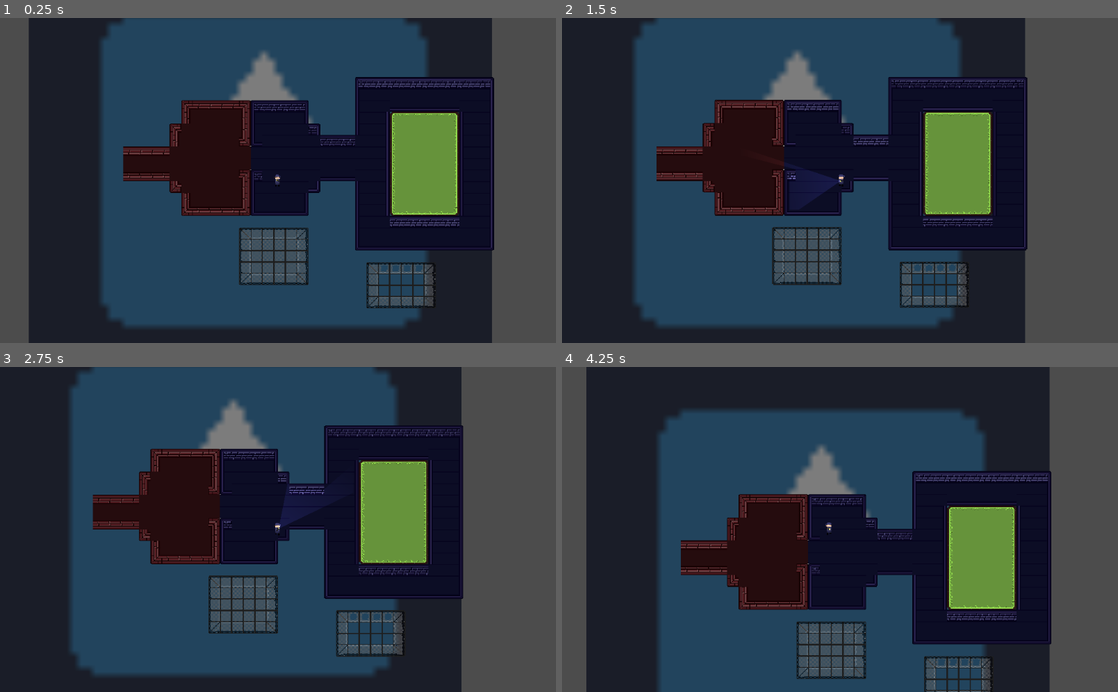
Above: before the commit, frames 1-4 (two rows, left to right).
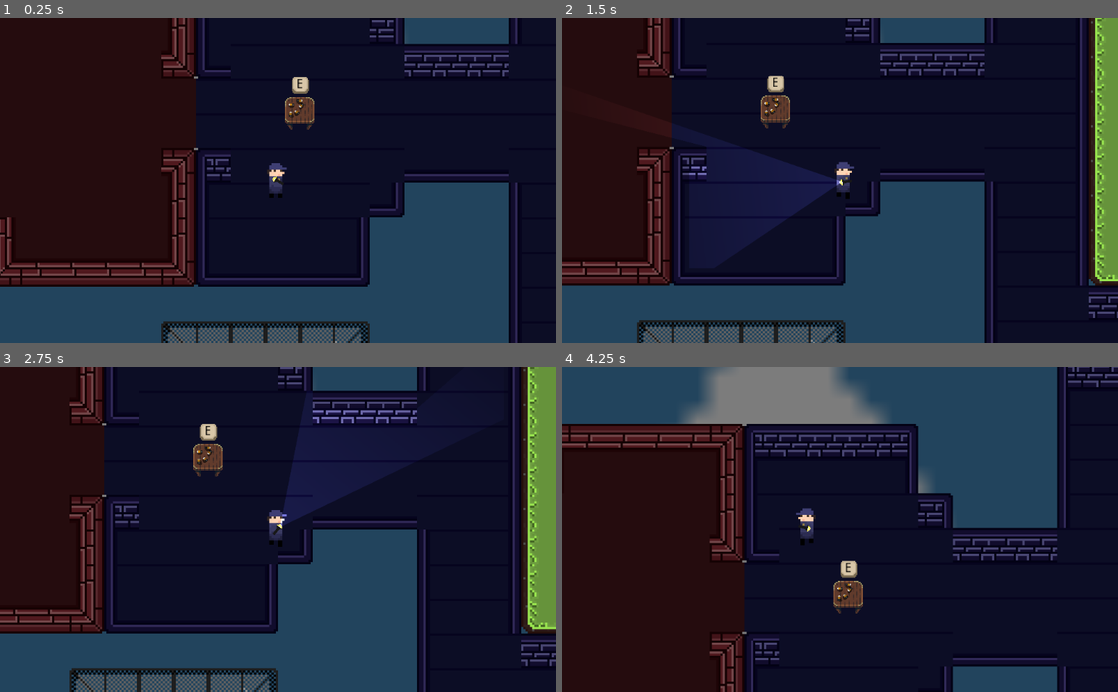
Above: after the commit, the same moments.

Repository: Patogonia/pb_gamejam_4
Game: Godot game, scene res://CenaTeste.tscn
Two runs of this game, one before a commit and one after it. Both use one fixed random seed, a clock stepped at 60 frames per second and the inputs below. The project has no main scene, so this scene is started directly. The engine's default icon, where the game draws it, is replaced by a stand-in: a white triangle on a blue panel in a dark square.
Inputs (mouse positions are in pixels of both pictures, inside the frame that each line leads up to):
- Up to frame 1 (0.25 s): no input
- Up to frame 2 (1.5 s): tap Enter at 0.5 s; move the mouse to (962, 164) at 0.52 s; hold D (andar_pra_direita) 0.53-1.28 s; tap E (interagir, bound only after the commit) at 0.6 s; move the mouse to (728, 196) at 1.27 s; hold S (andar_pra_baixo) from 1.28 s (still down); tap F (ativar_desativar_lanterna) at 1.35 s
- Up to frame 3 (2.75 s): tap E (interagir, bound only after the commit) at 1.55, 2.1 s; move the mouse to (333, 458) at 2.02 s; release S (andar_pra_baixo) at 2.03 s; hold D (andar_pra_direita) from 2.03 s (still down)
- Up to frame 4 (4.25 s): tap Space at 2.75 s; move the mouse to (812, 594) at 2.77 s; release D (andar_pra_direita) at 2.78 s; hold W (andar_pra_cima) 2.78-3.53 s; tap E (interagir, bound only after the commit) at 2.85, 3.8 s; move the mouse to (1006, 578) at 3.52 s; hold A (andar_pra_esquerda) from 3.53 s (still down); tap F (ativar_desativar_lanterna) at 3.6 s

The runs differ from the first frame. In frame 1, 81% of the frame differs, in the area x 0-100%, y 0-100%; in frame 2, 75%; in frame 3, 75%; in frame 4, 85%.

Commit message:
Mesa que recarrega a bateria da lanterna e alteracao no zoom da camera

Diff:
--- a/CenaTeste.tscn
+++ b/CenaTeste.tscn
@@ -1,6 +1,7 @@
-[gd_scene load_steps=55 format=2]
+[gd_scene load_steps=56 format=2]
 
 [ext_resource path="res://icon.png" type="Texture" id=1]
+[ext_resource path="res://MesaRecarregador/MesaRecarregador.tscn" type="PackedScene" id=2]
 [ext_resource path="res://Personagens/Jogador.tscn" type="PackedScene" id=3]
 [ext_resource path="res://alvos_inimigo.gd" type="Script" id=4]
 [ext_resource path="res://tilemap.png" type="Texture" id=6]
@@ -491,3 +492,6 @@
 [node name="AlvosInimigo" type="Node" parent="."]
 script = ExtResource( 4 )
 caminho_jogador = NodePath("../Jogador")
+
+[node name="MesaRecarregador" parent="." instance=ExtResource( 2 )]
+position = Vector2( 32, 0 )
--- /dev/null
+++ b/MesaRecarregador/MesaRecarregador.tscn
@@ -0,0 +1,83 @@
+[gd_scene load_steps=12 format=2]
+
+[ext_resource path="res://MesaRecarregador/mesaRecarregador.gd" type="Script" id=1]
+[ext_resource path="res://MesaRecarregador/mesa.png" type="Texture" id=2]
+[ext_resource path="res://botao_spritesheet.png" type="Texture" id=3]
+
+[sub_resource type="RectangleShape2D" id=1]
+extents = Vector2( 8, 8 )
+
+[sub_resource type="RectangleShape2D" id=2]
+extents = Vector2( 16, 16 )
+
+[sub_resource type="AtlasTexture" id=5]
+atlas = ExtResource( 3 )
+region = Rect2( 0, 0, 32, 32 )
+
+[sub_resource type="AtlasTexture" id=6]
+atlas = ExtResource( 3 )
+region = Rect2( 32, 0, 32, 32 )
+
+[sub_resource type="AtlasTexture" id=7]
+atlas = ExtResource( 3 )
+region = Rect2( 64, 0, 32, 32 )
+
+[sub_resource type="AtlasTexture" id=8]
+atlas = ExtResource( 3 )
+region = Rect2( 96, 0, 32, 32 )
+
+[sub_resource type="AtlasTexture" id=9]
+atlas = ExtResource( 3 )
+region = Rect2( 128, 0, 32, 32 )
+
+[sub_resource type="SpriteFrames" id=3]
+animations = [ {
+"frames": [ SubResource( 5 ), SubResource( 6 ), SubResource( 7 ), SubResource( 8 ), SubResource( 9 ) ],
+"loop": false,
+"name": "default",
+"speed": 9.0
+} ]
+
+[node name="MesaRecarregador" type="StaticBody2D"]
+collision_layer = 4
+collision_mask = 7
+script = ExtResource( 1 )
+
+[node name="Sprite" type="Sprite" parent="."]
+position = Vector2( -4.76837e-07, -4.76837e-07 )
+scale = Vector2( 0.25, 0.228571 )
+texture = ExtResource( 2 )
+
+[node name="CollisionShape2D" type="CollisionShape2D" parent="."]
+shape = SubResource( 1 )
+
+[node name="Area2D" type="Area2D" parent="."]
+collision_layer = 0
+
+[node name="CollisionShape2D" type="CollisionShape2D" parent="Area2D"]
+shape = SubResource( 2 )
+
+[node name="BotaoSprite" type="AnimatedSprite" parent="."]
+position = Vector2( 0, -13.3249 )
+scale = Vector2( 0.432238, 0.426519 )
+frames = SubResource( 3 )
+
+[node name="Label" type="Label" parent="BotaoSprite"]
+anchor_left = 0.281
+anchor_top = 0.281
+anchor_right = 0.719
+anchor_bottom = 0.719
+margin_left = -15.992
+margin_top = -15.992
+margin_right = -16.008
+margin_bottom = -16.008
+custom_colors/font_color = Color( 0, 0, 0, 1 )
+text = "E"
+align = 1
+valign = 1
+__meta__ = {
+"_edit_use_anchors_": false
+}
+[connection signal="body_entered" from="Area2D" to="." method="_on_Area2D_body_entered"]
+[connection signal="body_exited" from="Area2D" to="." method="_on_Area2D_body_exited"]
+[connection signal="frame_changed" from="BotaoSprite" to="." method="_on_BotaoSprite_frame_changed"]
--- /dev/null
+++ b/MesaRecarregador/mesaRecarregador.gd
@@ -0,0 +1,36 @@
+extends StaticBody2D
+
+var jogador
+var jogador_na_area: bool = false
+
+
+func _process(delta: float) -> void:
+	# Se o jogador clicar o botao de interagir e estiver na area da mesa ele recarrega a bateria
+	if Input.is_action_just_pressed("interagir") and jogador_na_area:
+		jogador.get_node("Lanterna")._recarregar()
+		$BotaoSprite.frame = 0
+		$BotaoSprite.play("default")
+
+
+# Quando o jogador entra na area da mesa a variavel fica true pra ele poder interagir
+func _on_Area2D_body_entered(body) -> void:
+	jogador = body
+	jogador_na_area = true
+	$BotaoSprite.visible = true
+
+
+# Quando o jogador sai da area da mesa a variavel fica false pra ele n poder interagir
+func _on_Area2D_body_exited(body) -> void:
+	jogador_na_area = false
+	$BotaoSprite.visible = false
+
+
+# Mudar a posição do label pra ele seguir a animação do botao
+func _on_BotaoSprite_frame_changed():
+	if $BotaoSprite.frame == 0:
+		$BotaoSprite/Label.rect_position.y = -7
+	elif $BotaoSprite.frame == 4:
+		$BotaoSprite/Label.rect_position.y = -7
+		$BotaoSprite.stop()
+	else:
+		$BotaoSprite/Label.rect_position.y = -5
--- a/Personagens/Jogador.tscn
+++ b/Personagens/Jogador.tscn
@@ -7,26 +7,26 @@
 
 [sub_resource type="AtlasTexture" id=1]
 atlas = ExtResource( 3 )
-region = Rect2( 16, 0, 16, 20 )
+region = Rect2( 0, 0, 16, 20 )
 
 [sub_resource type="AtlasTexture" id=2]
 atlas = ExtResource( 3 )
-region = Rect2( 0, 0, 16, 20 )
+region = Rect2( 32, 0, 16, 20 )
 
 [sub_resource type="AtlasTexture" id=3]
 atlas = ExtResource( 3 )
-region = Rect2( 32, 0, 16, 20 )
+region = Rect2( 16, 0, 16, 20 )
 
 [sub_resource type="SpriteFrames" id=4]
 animations = [ {
-"frames": [ SubResource( 1 ) ],
+"frames": [ SubResource( 1 ), SubResource( 2 ) ],
+"loop": true,
+"name": "andando",
+"speed": 5.0
+}, {
+"frames": [ SubResource( 3 ) ],
 "loop": true,
 "name": "parado",
-"speed": 5.0
-}, {
-"frames": [ SubResource( 2 ), SubResource( 3 ) ],
-"loop": true,
-"name": "andando",
 "speed": 5.0
 } ]
 
@@ -50,5 +50,5 @@
 
 [node name="Camera2D" type="Camera2D" parent="." index="4"]
 current = true
-zoom = Vector2( 0.75, 0.75 )
+zoom = Vector2( 0.25, 0.25 )
 smoothing_enabled = true
--- a/Personagens/Lanterna/Lanterna.gd
+++ b/Personagens/Lanterna/Lanterna.gd
@@ -45,11 +45,24 @@
 	$Light2D.enabled = new
 
 
+# Faz a luz piscar
 func _on_LanternaPiscaTimer_timeout() -> void:
 	if ligada:
+		# Caso esteja apagada ela acende e liga o timer pra apagar dnv
 		if apagada:
 			$Light2D.enabled = true
 			apagada = false
 			$LanternaPiscaTimer.start(rand_range(1, 4))
+		# Desliga o piscando fazendo com que ela apague dnv
 		else:
 			piscando = false
+
+
+# Recarrega td a bateria e reseta tds as variaveis da lanterna piscando
+func _recarregar():
+	bateria = max_bateria
+	$LanternaPiscaTimer.stop()
+	piscando = false
+	apagada = false
+	$Light2D.enabled = ligada
+	$Light2D.energy = 1
--- a/project.godot
+++ b/project.godot
@@ -45,6 +45,11 @@
 "events": [ Object(InputEventKey,"resource_local_to_scene":false,"resource_name":"","device":0,"alt":false,"shift":false,"control":false,"meta":false,"command":false,"pressed":false,"scancode":70,"unicode":0,"echo":false,"script":null)
  ]
 }
+interagir={
+"deadzone": 0.5,
+"events": [ Object(InputEventKey,"resource_local_to_scene":false,"resource_name":"","device":0,"alt":false,"shift":false,"control":false,"meta":false,"command":false,"pressed":false,"scancode":69,"unicode":0,"echo":false,"script":null)
+ ]
+}
 
 [layer_names]
 
Binary file added: MesaRecarregador/mesa.png
Not shown, added: MesaRecarregador/mesa.png.import
Binary file added: botao_spritesheet.png
Not shown, added: botao_spritesheet.png.import
